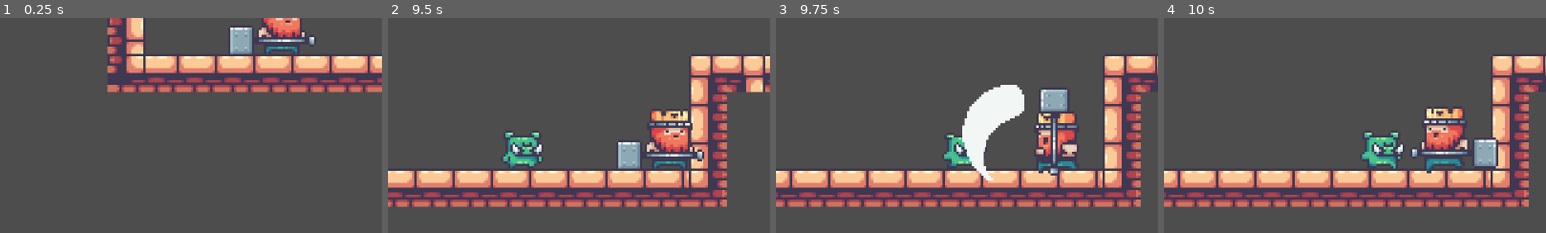
Above: before the commit, frames 1-4 (left to right).
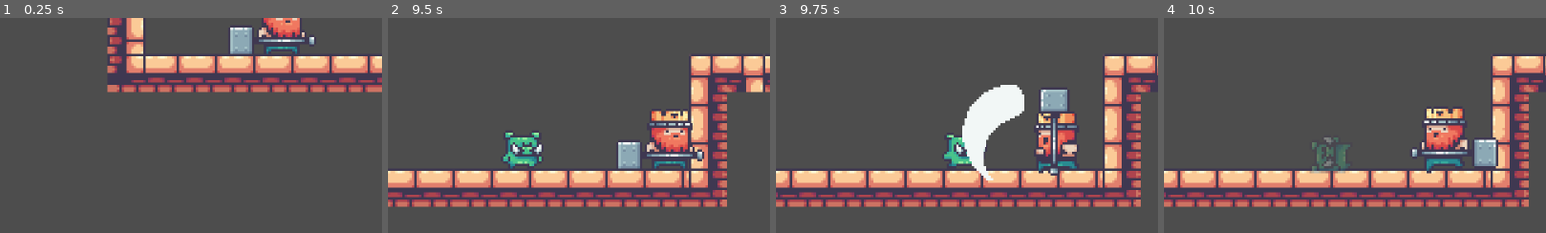
Above: after the commit, the same moments.

Repository: samuelurbinaflor/pmv-godot-learning-game
Game: Godot game, scene res://scenes/game.tscn
Same seed, same stepped clock (60 frames per second), same inputs: the game is played once before the commit and once after it.
Inputs:
- Up to frame 1 (0.25 s): no input
- Up to frame 2 (9.5 s): tap Enter (attack) at 0.5, 0.6, 1.35, 2.1, 2.85, 3.6, 4.35, 5.1, 5.85, 6.6, 7.35, 8.1, 8.85 s; hold D (m_right) 0.53-2.03 s; tap W (jump) at 0.77, 1.52, 3.02, 3.77, 4.52, 6.02, 6.77, 7.52, 9.02 s; hold A (m_left) 2.03-2.78 s; hold D (m_right) 2.78-4.28 s; hold A (m_left) 4.28-5.03 s; hold D (m_right) 5.03-5.78 s; hold A (m_left) 5.78-7.28 s; hold D (m_right) from 7.28 s (still down)
- Up to frame 3 (9.75 s): release D (m_right) at 9.53 s; hold A (m_left) from 9.53 s (still down); tap Enter (attack) at 9.6 s
- Up to frame 4 (10 s): keep holding A (m_left); tap W (jump) at 9.77 s
The pictures show only the part of the screen within x 13-63%, y 50-100%; the shares and areas given below are measured in that part.

Frames 1-3 are identical in both runs. In frame 4, 1.7% of the frame differs, in the area x 38-63%, y 53-73%.

Commit message:
flip_attack_hitbox

Diff:
--- a/scripts/pig.gd
+++ b/scripts/pig.gd
@@ -48,13 +48,6 @@
 	animated_sprite.play("dead")
 
 
-
-
-func _on_death_animation_finished(anim_name: String):
-	if anim_name == "dead":
-		print("aqui llega?")
-		queue_free()
-
 func blink_effect():
 	# Parpadea un poco mientras es invulnerable
 	for i in range(3):
@@ -66,5 +59,4 @@
 
 func _on_hitbox_body_entered(body: Node2D) -> void:
 	if "player" in body.get_groups():
-		print("pum")
 		body.hit(1)
--- a/scripts/player.gd
+++ b/scripts/player.gd
@@ -11,6 +11,7 @@
 var current_health := MAX_HEALTH
 var alive := true
 var is_attacking := false
+var attack_position := Vector2(8,-2)
 var cooldown := 0.8 #invulnerability time
 var can_take_damage := true
 var facing_left := false
@@ -61,6 +62,7 @@
 		velocity.x = move_toward(velocity.x, 0, SPEED)
 
 	animated_sprite.flip_h = facing_left
+	flip_attack_hitbox()
 
 func apply_gravity(delta: float) -> void:
 	if not is_on_floor():
@@ -87,7 +89,6 @@
 
 	await get_tree().create_timer(ATTACK_DELAY).timeout
 	attack_hitbox.monitoring = true
-	print("HITBOX ACTIVADA:", attack_hitbox.monitoring)
 
 
 	await get_tree().create_timer(ATTACK_DURATION).timeout
@@ -102,7 +103,11 @@
 	if enemy_node.is_in_group("enemies"):
 		enemy_node.hit(1)
 
-
+func flip_attack_hitbox():
+	if facing_left:
+		attack_hitbox.position = Vector2(-48, attack_position.y)
+	else:
+		attack_hitbox.position = attack_position
 
 # === DAMAGE ===
 func hit(amount: int):
